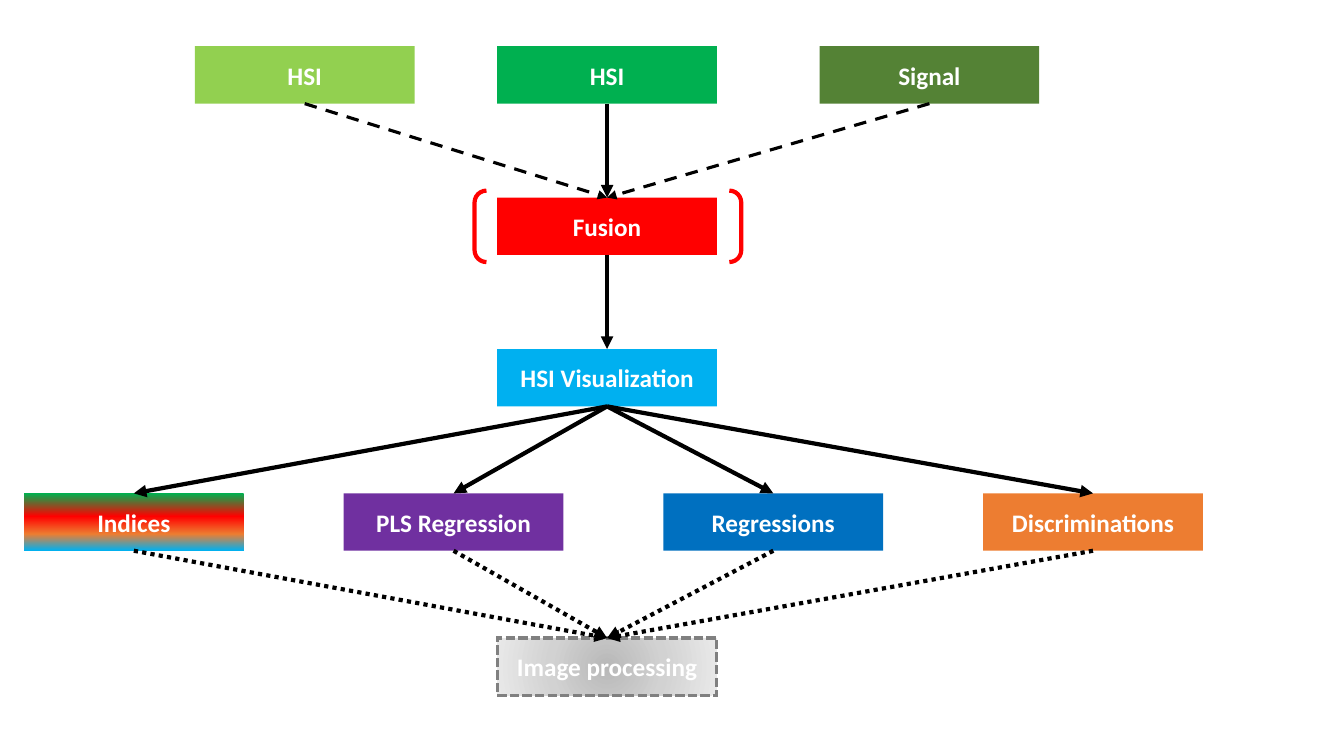
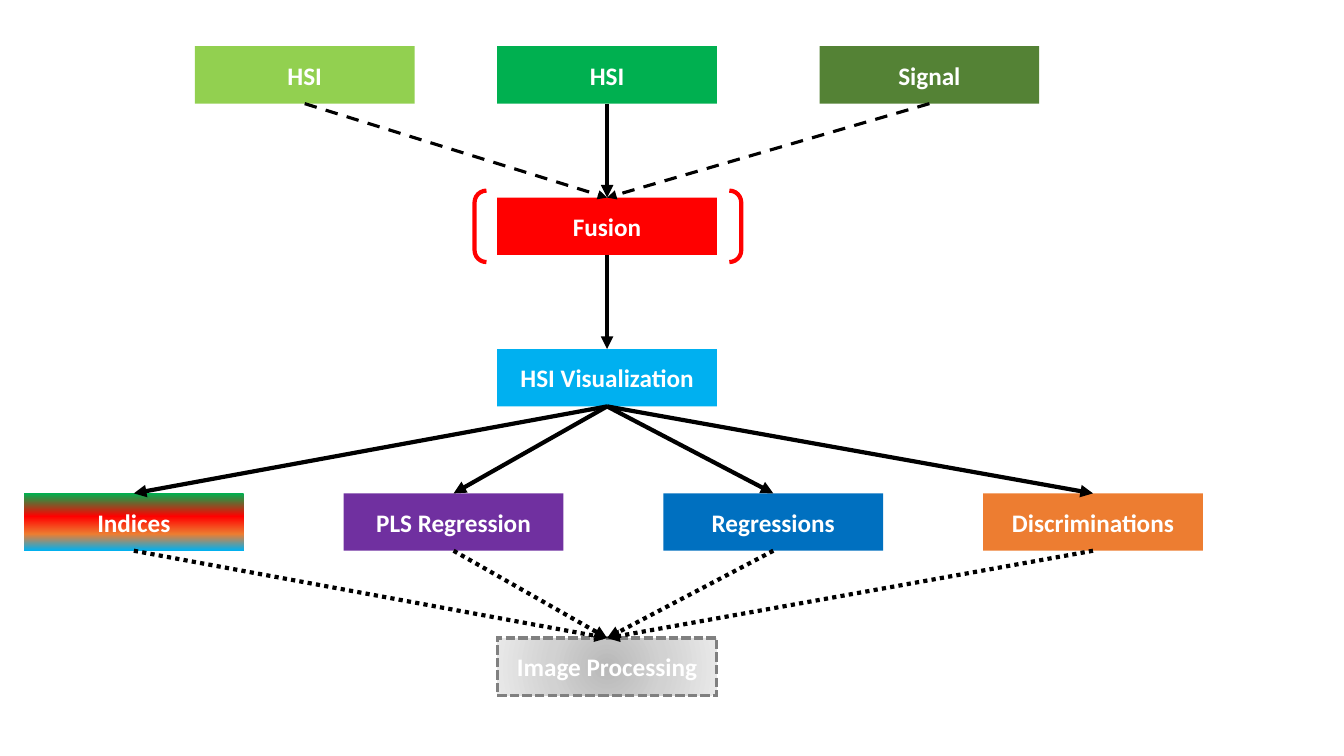
Before and after one commit to JacqKevin/JacqKevin.github.io, a slide deck: slide 1 of Matlab.pptx. Drawn at 1344x756 pixels with LibreOffice and Linux fonts; fonts in the diff are those of the drawing. Boxes give left, top, right and bottom in pixels: in the first picture for what was removed or moved away, otherwise in the second. Text is boxed around its words. In the diff, an @@ line names an element or a change of style, - is before the commit and + after.

```diff
--- a/Matlab.pptx
+++ b/Matlab.pptx
@@ text in rectangle at (517, 653, 697, 684): text changed @@
-Image processing
+Image Processing
```
